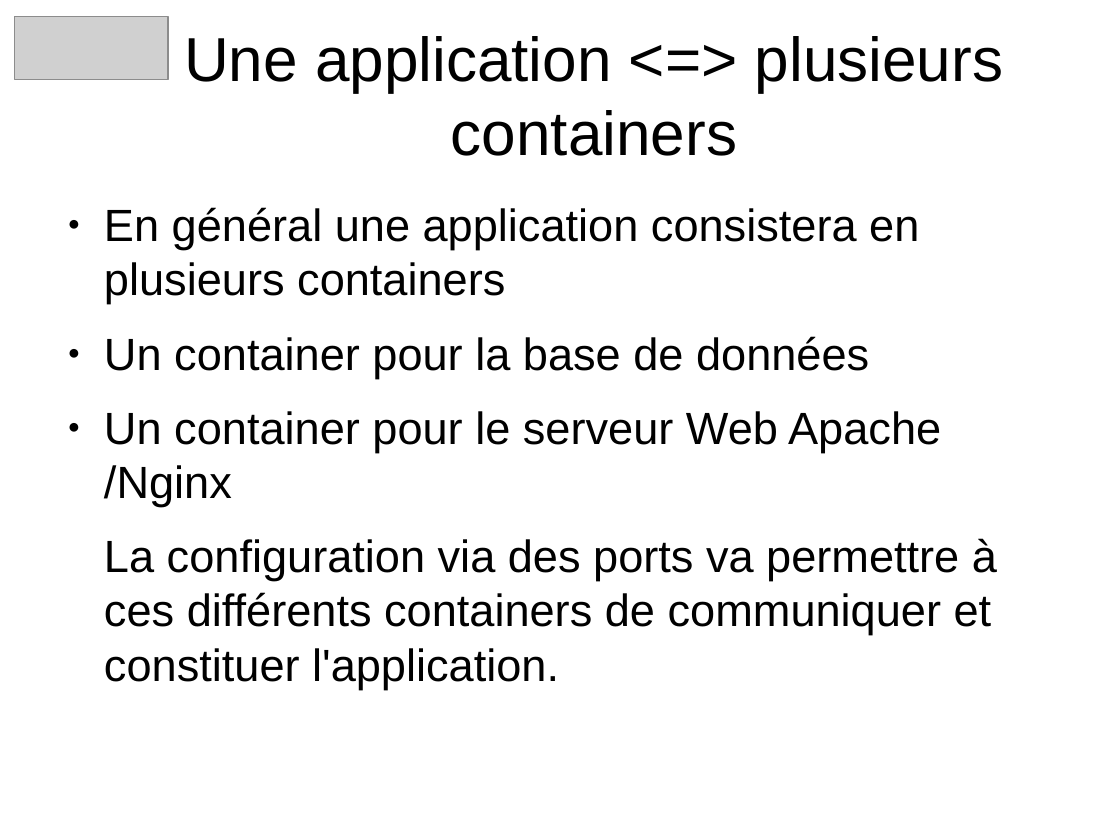
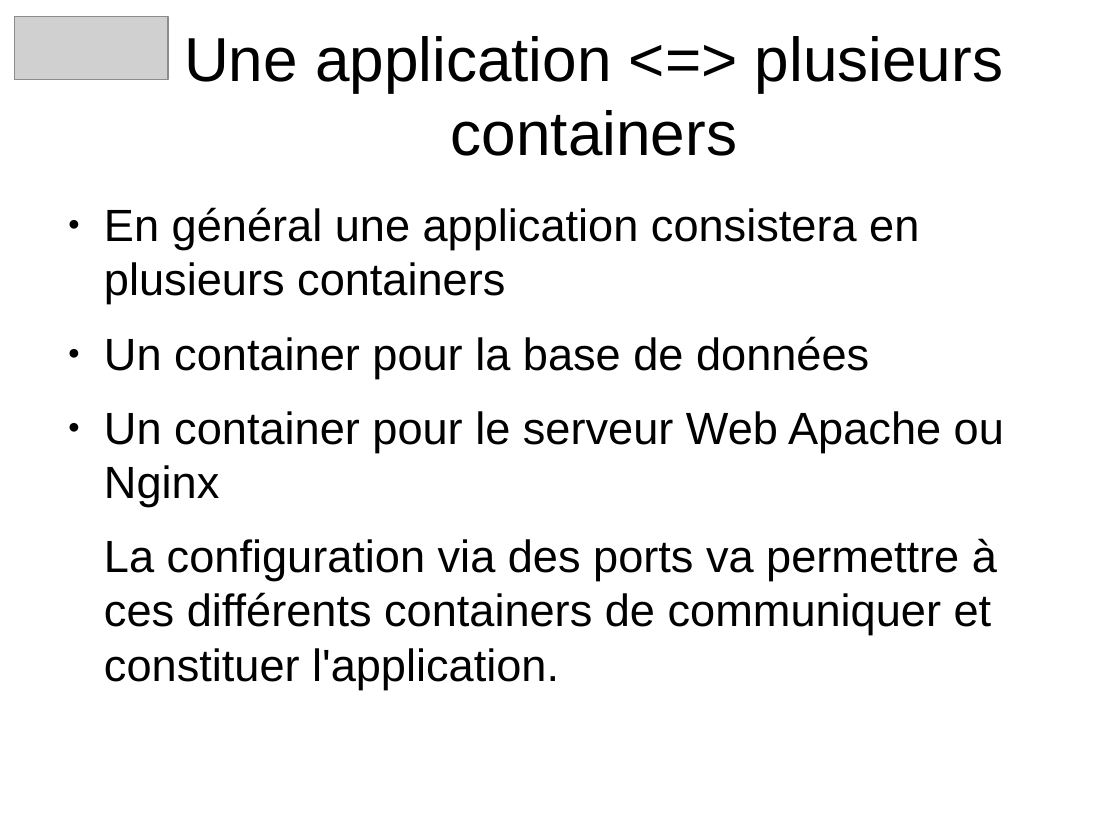
Before and after one commit to heylve/current, a slide deck: slide 15 of Rencontre_devs/docker_dev_conf_20_11_2017.odp. Drawn at 1120x840 pixels with LibreOffice and Linux fonts; fonts in the diff are those of the drawing; grey boxes stand for pictures. Boxes give left, top, right and bottom in pixels: in the first picture for what was removed or moved away, otherwise in the second. Text is boxed around its words. In the diff, an @@ line names an element or a change of style, - is before the commit and + after.

```diff
--- a/Rencontre_devs/docker_dev_conf_20_11_2017.odp
+++ b/Rencontre_devs/docker_dev_conf_20_11_2017.odp
@@ text at bbox=[104, 411, 1004, 507]: text changed @@
-● Un container pour le serveur Web Apache /Nginx
+● Un container pour le serveur Web Apache ou Nginx
```
Also in this commit, not shown: 5 other slides changed, 2 other files.
